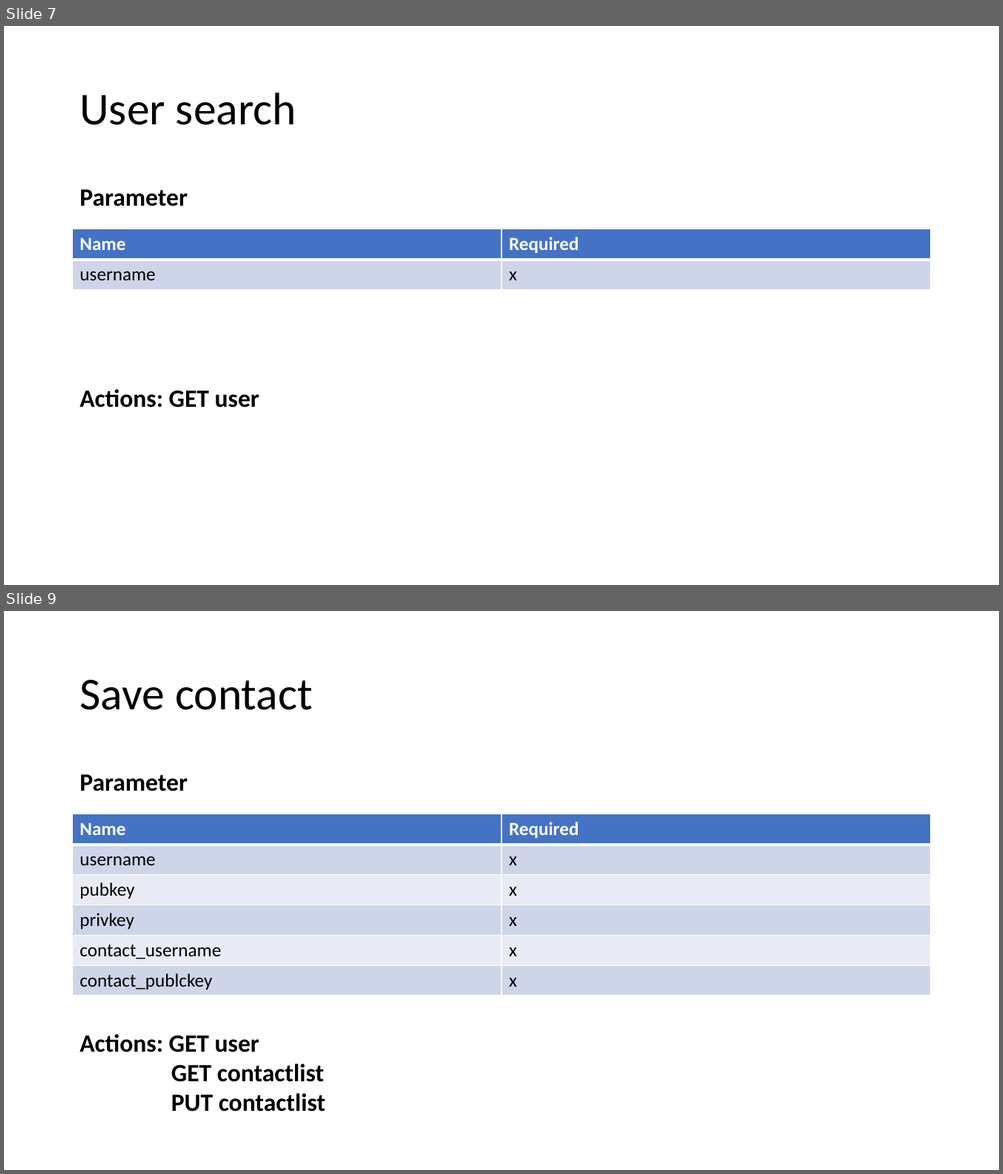
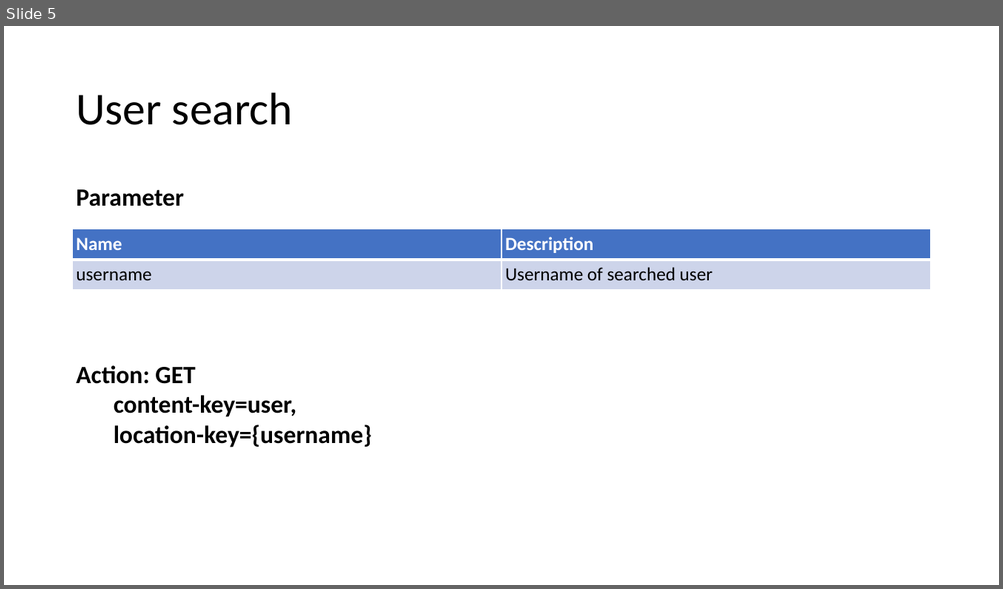
Before and after one commit to lexli8888/DSA-chat, a slide deck: presentation/Challenge Task HS 2018.pptx. Shown one above the other, each under a label of ours: slides 7 and 9 before the commit, slide 5 after it; the slides between them are not shown. The pictures are 1003x1174 and 1003x589 pixels, drawn with LibreOffice and Linux fonts; fonts in the diff are those of the drawing. Boxes give left, top, right and bottom in pixels: in the first picture for what was removed or moved away, otherwise in the second. Text is boxed around its words. In the diff, an @@ line names an element or a change of style, - is before the commit and + after.

```diff
--- a/presentation/Challenge Task HS 2018.pptx
+++ b/presentation/Challenge Task HS 2018.pptx
@@ slide 9 removed at [4, 611, 999, 1170], background #FFFFFF @@
@@ title removed at [79, 680, 313, 710] @@
-Save contact
@@ text removed at [79, 775, 188, 792] @@
-Parameter
@@ table removed at [73, 815, 930, 996], 6 rows, 2 columns @@
-Name | Required
-username | x
-pubkey | x
-privkey | x
-contact_username | x
-contact_publckey | x
@@ text removed at [79, 1034, 325, 1112] @@
-Actions: GET user
-GET contactlist
-PUT contactlist
@@ what was slide 7 is now slide 5 @@
@@ slide 5 changed as well @@
@@ title "User search": place and size @@
-title "User search" at [79, 93, 296, 125]
+title "User search" at [76, 93, 293, 125]
@@ text "Parameter": place and size @@
-text "Parameter" at [79, 190, 188, 207]
+text "Parameter" at [76, 190, 184, 207]
@@ table at [73, 230, 930, 290] @@
-row 1, column 2: Required
+row 1, column 2: Description
-row 2, column 2: x
+row 2, column 2: Username of searched user
@@ fill #CFD5EA to #CDD4EA in row 2 @@
@@ text added at [76, 366, 372, 448], 24 pt, text #000000, bold @@
+Action: GET
+  content-key=user,
+  location-key={username}
@@ text removed at [79, 389, 259, 408] @@
-Actions: GET user
```
Also in this commit, not shown: 5 other slides changed, 8 slides added, 6 other slides removed.
